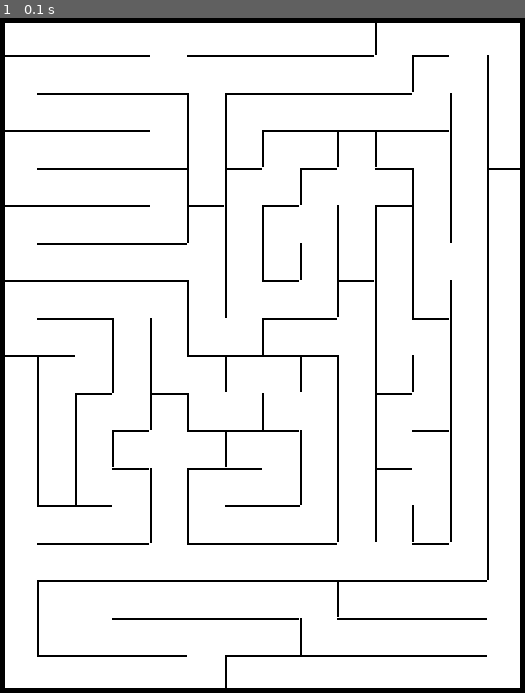
Above: before the commit, frame 1.
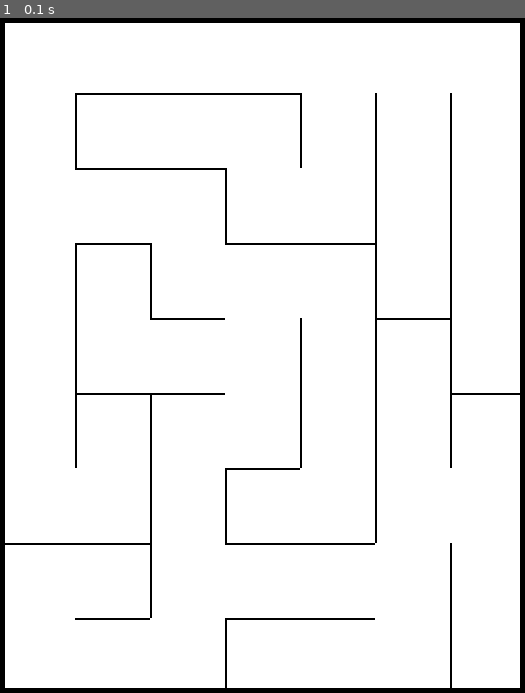
Above: after the commit, the same moment.

Repository: 1DashaK/labyrinth_pygame
Game: pygame game, started from maps/first_level.py
Two runs of this game, one before a commit and one after it. Both use one fixed random seed, a clock stepped at 60 frames per second and the inputs below.
Inputs:
- Up to frame 1 (0.1 s): no input

The runs differ from the first frame. In frame 1, 4.3% of the frame differs, in the area x 0-100%, y 0-100%.

Commit message:
переделан первый уровень, доделана основная часть. код почти рабочий

Diff:
--- a/main_program.py
+++ b/main_program.py
@@ -29,44 +29,95 @@
 size = width, height = 525, 675
 screen = pygame.display.set_mode(size)
 
+logo = load_image('Labyrinth.png')
+
 game_over = pygame.sprite.Group()  # создание окончания игры
 
-image = load_image('game_over.png')
+g_o_image = load_image('game_over.png')
 game = pygame.sprite.Sprite(game_over)
-game.image = image
+game.image = g_o_image
 game.rect = game.image.get_rect()
 game.rect.top = 0
 game.rect.left = 0
+
+play = pygame.sprite.Group()  # создание кнопки начала
+
+play_image = load_image('play.png')
+play_image = pygame.transform.scale(play_image, (100, 100))
+btn_play = pygame.sprite.Sprite(play)
+btn_play.image = play_image
+btn_play.rect = btn_play.image.get_rect()
+btn_play.rect.top = 400
+btn_play.rect.left = 200
+
+restart = pygame.sprite.Group()  # создание кнопки заново
+
+rest = pygame.sprite.Sprite(restart)
+rest_image = load_image("restart.png")
+rest_image = pygame.transform.scale(rest_image, (200, 100))
+rest.image = rest_image
+rest.rect = rest.image.get_rect()
+rest.rect.left = 50
+rest.rect.top = 270
 
 all_sprites = pygame.sprite.Group()  # создание спрайта
 
 sprite = pygame.sprite.Sprite(all_sprites)
 ball_image = load_image("air_balloon.png")
-ball_image = pygame.transform.scale(ball_image, (30, 30))
+ball_image = pygame.transform.scale(ball_image, (60, 60))
 sprite.image = ball_image
 sprite.rect = sprite.image.get_rect()
 sprite.rect.left = 10
 sprite.rect.top = 5
 
+circle = pygame.sprite.Group()  # создание конца лабиринта
+
+cir = pygame.sprite.Sprite(circle)
+c_image = load_image("circle.png")
+cir.image = c_image
+cir.rect = sprite.image.get_rect()
+cir.rect.left = 455
+cir.rect.top = 560
+
+win = pygame.sprite.Group()  # создание конца лабиринта
+
+w = pygame.sprite.Sprite(win)
+w_image = load_image("win.png")
+w_image = pygame.transform.scale(w_image, (300, 400))
+w.image = w_image
+w.rect = sprite.image.get_rect()
+w.rect.left = 100
+w.rect.top = 100
+
 clock = pygame.time.Clock()
 
 is_game_over = False
+is_first_level_end = False
+is_start = False
+is_win = True
 
 motion = 'stop'
 
 running = True
 while running:
-    borders = borders_first_level
+    if is_first_level_end:
+        borders = borders_second_level
+    else:
+        borders = borders_first_level
 
     screen.fill((255, 255, 255))
 
-    if not is_game_over:
-        borders_first_level.draw(screen)
+    if (not is_game_over) and is_start and not is_win:
+        borders.draw(screen)
         all_sprites.draw(screen)
 
+        circle.draw(screen)
+
         for event in pygame.event.get():
+
             if event.type == pygame.QUIT:
                 running = False
+
             if event.type == pygame.KEYDOWN:
                 if event.key == pygame.K_LEFT:
                     motion = left
@@ -76,6 +127,7 @@
                     motion = up
                 elif event.key == pygame.K_DOWN:
                     motion = down
+
             elif event.type == pygame.KEYUP:
                 if event.key in [pygame.K_LEFT, pygame.K_RIGHT, pygame.K_DOWN, pygame.K_UP]:
                     motion = stop
@@ -83,20 +135,63 @@
         if pygame.sprite.spritecollideany(sprite, borders):
             game_over.draw(screen)
             is_game_over = True
+
+        if pygame.sprite.spritecollideany(sprite, circle):
+            if is_first_level_end:
+                is_win = True
+                is_start = False
+            else:
+                is_first_level_end = True
+                sprite.rect.left = 5
+                sprite.rect.top = 10
+            break
+
         if motion == right:
-            sprite.rect.x += 5
+            sprite.rect.x += 4
         elif motion == left:
-            sprite.rect.x -= 5
+            sprite.rect.x -= 4
         elif motion == up:
-            sprite.rect.y -= 5
+            sprite.rect.y -= 4
         elif motion == down:
-            sprite.rect.y += 5
+            sprite.rect.y += 4
 
-    if is_game_over:
+    elif is_game_over:
         for event in pygame.event.get():
             if event.type == pygame.QUIT:
                 running = False
+            if event.type == pygame.MOUSEBUTTONUP:
+                mouse_sprite = pygame.sprite.Sprite()
+                mouse_sprite.rect = pygame.Rect(*pygame.mouse.get_pos(), 1, 1)
+                collision = pygame.sprite.spritecollide(mouse_sprite, restart, False)
+                if collision:
+                    is_start = True
+                    is_game_over = False
+                    is_first_level_end = False
+                    motion = stop
+                    sprite.rect.left = 10
+                    sprite.rect.top = 5
+
         game_over.draw(screen)
+        restart.draw(screen)
+
+    elif not is_start:
+        for event in pygame.event.get():
+            if event.type == pygame.QUIT:
+                running = False
+            if event.type == pygame.MOUSEBUTTONUP:
+                mouse_sprite = pygame.sprite.Sprite()
+                mouse_sprite.rect = pygame.Rect(*pygame.mouse.get_pos(), 1, 1)
+                collision = pygame.sprite.spritecollide(mouse_sprite, play, False)
+                if collision:
+                    is_start = True
+        play.draw(screen)
+        screen.blit(logo, (100, 100))
+
+    elif is_win:
+        for event in pygame.event.get():
+            if event.type == pygame.QUIT:
+                running = False
+        win.draw(screen)
 
     pygame.display.update()
     pygame.display.flip()
--- a/maps/first_level.py
+++ b/maps/first_level.py
@@ -16,97 +16,40 @@
 
 borders_first_level = pygame.sprite.Group()
 
-Border(0, 0, width, 5)  # создаю граничные стены экрана
+k = 75
+
+Border(k, k, 4 * k, k + 2)  # создаю горизонтальные стены лабиринта. первый слой
+Border(k, 2 * k, 3 * k, 2 * k + 2)  # второй слой
+Border(3 * k, 3 * k, 5 * k, 3 * k + 2)  # третий слой
+Border(k, 3 * k, 2 * k, 3 * k + 2)
+Border(2 * k, 4 * k, 3 * k, 4 * k + 2)  # четвертый слой
+Border(5 * k, 4 * k, 6 * k, 4 * k + 2)
+Border(k, 5 * k, 3 * k, 5 * k + 2)  # пятый слой
+Border(6 * k, 5 * k, 7 * k, 5 * k + 2)
+Border(3 * k, 6 * k, 4 * k, 6 * k + 2)  # шестой слой
+Border(0, 7 * k, 2 * k, 7 * k + 2)  # седьмой слой
+Border(3 * k, 7 * k, 5 * k, 7 * k + 2)
+Border(k, 8 * k, 2 * k, 8 * k + 2)  # восьмой слой
+Border(3 * k, 8 * k, 5 * k, 8 * k + 2)
+
+Border(k, k, k + 2, 2 * k)  # создаю вертикальные стены лабиринта. первый столбец
+Border(k, 3 * k, k + 2, 6 * k)
+Border(2 * k, 3 * k, 2 * k + 2, 4 * k)  # второй столбец
+Border(2 * k, 5 * k, 2 * k + 2, 8 * k)
+Border(3 * k, 2 * k, 3 * k + 2, 3 * k)  # третий столбец
+Border(3 * k, 6 * k, 3 * k + 2, 7 * k)
+Border(3 * k, 8 * k, 3 * k + 2, 9 * k)
+Border(4 * k, k, 4 * k + 2, 2 * k)  # четвертый столбец
+Border(4 * k, 4 * k, 4 * k + 2, 6 * k)
+Border(5 * k, k, 5 * k + 2, 7 * k)  # пятый столбец
+Border(6 * k, k, 6 * k + 2, 6 * k)  # шестой столбец
+Border(6 * k, 7 * k, 6 * k + 2, 9 * k)
+
+
+Border(0, 0, width, 5)
 Border(0, height - 5, width, height)
 Border(0, 0, 5, height)
 Border(width - 5, 0, width, height)
-
-k = 37.5
-Border(0, k, 4 * k, k + 2)  # создаю горизонтальные стены лабиринта. первый слой
-Border(5 * k, k, 10 * k, k + 2)
-Border(11 * k, k, 12 * k, k + 2)
-Border(k, 2 * k, 5 * k, 2 * k + 2)  # второй слой
-Border(6 * k, 2 * k, 11 * k, 2 * k + 2)
-Border(0, 3 * k, 4 * k, 3 * k + 2)  # третий слой
-Border(7 * k, 3 * k, 12 * k, 3 * k + 2)
-Border(k, 4 * k, 5 * k, 4 * k + 2)  # четвертый слой
-Border(6 * k, 4 * k, 7 * k, 4 * k + 2)
-Border(8 * k, 4 * k, 9 * k, 4 * k + 2)
-Border(10 * k, 4 * k, 11 * k, 4 * k + 2)
-Border(13 * k, 4 * k, 14 * k, 4 * k + 2)
-Border(0, 5 * k, 4 * k, 5 * k + 2)  # пятый слой
-Border(5 * k, 5 * k, 6 * k, 5 * k + 2)
-Border(7 * k, 5 * k, 8 * k, 5 * k + 2)
-Border(10 * k, 5 * k, 11 * k, 5 * k + 2)
-Border(k, 6 * k, 5 * k, 6 * k + 2)  # шестой слой
-Border(0, 7 * k, 5 * k, 7 * k + 2)  # седьмой слой
-Border(7 * k, 7 * k, 8 * k, 7 * k + 2)
-Border(9 * k, 7 * k, 10 * k, 7 * k + 2)
-Border(k, 17 * k, 5 * k, 17 * k + 2)  # семнадцатый слой
-Border(6 * k, 17 * k, 13 * k, 17 * k + 2)
-Border(k, 8 * k, 3 * k, 8 * k + 2)  # восьмой слой
-Border(7 * k, 8 * k, 9 * k, 8 * k + 2)
-Border(11 * k, 8 * k, 12 * k, 8 * k + 2)
-Border(0, 9 * k, 2 * k, 9 * k + 2)  # девятый слой
-Border(5 * k, 9 * k, 9 * k, 9 * k + 2)
-Border(2 * k, 10 * k, 3 * k, 10 * k + 2)  # десятый слой
-Border(4 * k, 10 * k, 5 * k, 10 * k + 2)
-Border(10 * k, 10 * k, 11 * k, 10 * k + 2)
-Border(3 * k, 11 * k, 4 * k, 11 * k + 2)  # одиннадцатый слой
-Border(5 * k, 11 * k, 8 * k, 11 * k + 2)
-Border(11 * k, 11 * k, 12 * k, 11 * k + 2)
-Border(3 * k, 12 * k, 4 * k, 12 * k + 2)  # двенадцатый слой
-Border(5 * k, 12 * k, 7 * k, 12 * k + 2)
-Border(10 * k, 12 * k, 11 * k, 12 * k + 2)
-Border(k, 13 * k, 3 * k, 13 * k + 2)  # тринадцатый слой
-Border(6 * k, 13 * k, 8 * k, 13 * k + 2)
-Border(k, 14 * k, 4 * k, 14 * k + 2)  # четырнадцатый слой
-Border(5 * k, 14 * k, 9 * k, 14 * k + 2)
-Border(11 * k, 14 * k, 12 * k, 14 * k + 2)
-Border(k, 15 * k, 13 * k, 15 * k + 2)  # пятнадцатый слой
-Border(3 * k, 16 * k, 8 * k, 16 * k + 2)  # шестнадцатый слой
-Border(9 * k, 16 * k, 13 * k, 16 * k + 2)  # шестнадцатый слой
-
-
-Border(k, 9 * k, k + 2, 13 * k)  # создаю вертикальные стены лабиринта. первый столбец
-Border(k, 15 * k, k + 2, 17 * k)
-Border(2 * k, 10 * k, 2 * k + 2, 13 * k)  # второй столбец
-Border(3 * k, 8 * k, 3 * k + 2, 10 * k)  # третий столбец
-Border(3 * k, 11 * k, 3 * k + 2, 12 * k)
-Border(4 * k, 8 * k, 4 * k + 2, 11 * k)  # четвертый столбец
-Border(4 * k, 12 * k, 4 * k + 2, 14 * k)
-Border(5 * k, 2 * k, 5 * k + 2, 6 * k)  # пятый столбец
-Border(5 * k, 7 * k, 5 * k + 2, 9 * k)
-Border(5 * k, 10 * k, 5 * k + 2, 11 * k)
-Border(5 * k, 12 * k, 5 * k + 2, 14 * k)
-Border(6 * k, 2 * k, 6 * k + 2, 8 * k)  # шестой столбец
-Border(6 * k, 9 * k, 6 * k + 2, 10 * k)
-Border(6 * k, 11 * k, 6 * k + 2, 12 * k)
-Border(6 * k, 17 * k, 6 * k + 2, 18 * k)
-Border(7 * k, 3 * k, 7 * k + 2, 4 * k)  # седьмой столбец
-Border(7 * k, 5 * k, 7 * k + 2, 7 * k)
-Border(7 * k, 8 * k, 7 * k + 2, 9 * k)
-Border(7 * k, 10 * k, 7 * k + 2, 11 * k)
-Border(8 * k, 4 * k, 8 * k + 2, 5 * k)  # восьмой столбец
-Border(8 * k, 6 * k, 8 * k + 2, 7 * k)
-Border(8 * k, 9 * k, 8 * k + 2, 10 * k)
-Border(8 * k, 11 * k, 8 * k + 2, 13 * k)
-Border(8 * k, 16 * k, 8 * k + 2, 17 * k)
-Border(9 * k, 3 * k, 9 * k + 2, 4 * k)  # девятый столбец
-Border(9 * k, 5 * k, 9 * k + 2, 8 * k)
-Border(9 * k, 9 * k, 9 * k + 2, 14 * k)
-Border(9 * k, 15 * k, 9 * k + 2, 16 * k)
-Border(10 * k, 3 * k, 10 * k + 2, 4 * k)  # десятый столбец
-Border(10 * k, 5 * k, 10 * k + 2, 14 * k)
-Border(10 * k, 0, 10 * k + 2, k)
-Border(11 * k, 4 * k, 11 * k + 2, 8 * k)  # одиннадцатый столбец
-Border(11 * k, k, 11 * k + 2, 2 * k)
-Border(11 * k, 9 * k, 11 * k + 2, 10 * k)
-Border(11 * k, 13 * k, 11 * k + 2, 14 * k)
-Border(12 * k, 2 * k, 12 * k + 2, 6 * k)  # двенадцатый столбец
-Border(12 * k, 7 * k, 12 * k + 2, 14 * k)
-Border(13 * k, k, 13 * k + 2, 15 * k)  # тринадцатый столбец
-
 
 if __name__ == '__main__':
     running = True
--- a/maps/second_level.py
+++ b/maps/second_level.py
@@ -8,16 +8,43 @@
         self.add(borders_second_level)
         self.image = pygame.Surface([abs(x2 - x1), abs(y2 - y1)])
         self.rect = pygame.Rect(x1, y1, abs(x2 - x1), abs(y2 - y1))
-        print(x1, y1, x2, y2)
 
 
 pygame.init()
-size = width, height = 1000, 600
+size = width, height = 525, 675
 screen = pygame.display.set_mode(size)
 
 borders_second_level = pygame.sprite.Group()
 
-k = 37.5
+k = 75
+
+'''Border(k, k, 4 * k, k + 2)  # создаю горизонтальные стены лабиринта. первый слой
+Border(k, 2 * k, 3 * k, 2 * k + 2)  # второй слой
+Border(3 * k, 3 * k, 5 * k, 3 * k + 2)  # третий слой
+Border(k, 3 * k, 2 * k, 3 * k + 2)
+Border(2 * k, 4 * k, 3 * k, 4 * k + 2)  # четвертый слой
+Border(5 * k, 4 * k, 6 * k, 4 * k + 2)
+Border(k, 5 * k, 3 * k, 5 * k + 2)  # пятый слой
+Border(6 * k, 5 * k, 7 * k, 5 * k + 2)
+Border(3 * k, 6 * k, 4 * k, 6 * k + 2)  # шестой слой
+Border(0, 7 * k, 2 * k, 7 * k + 2)  # седьмой слой
+Border(3 * k, 7 * k, 5 * k, 7 * k + 2)
+Border(k, 8 * k, 2 * k, 8 * k + 2)  # восьмой слой
+Border(3 * k, 8 * k, 5 * k, 8 * k + 2)'''
+
+Border(k, k, k + 2, 2 * k)  # создаю вертикальные стены лабиринта. первый столбец
+Border(k, 3 * k, k + 2, 6 * k)
+Border(2 * k, 3 * k, 2 * k + 2, 4 * k)  # второй столбец
+Border(2 * k, 5 * k, 2 * k + 2, 8 * k)
+Border(3 * k, 2 * k, 3 * k + 2, 3 * k)  # третий столбец
+Border(3 * k, 6 * k, 3 * k + 2, 7 * k)
+Border(3 * k, 8 * k, 3 * k + 2, 9 * k)
+Border(4 * k, k, 4 * k + 2, 2 * k)  # четвертый столбец
+Border(4 * k, 4 * k, 4 * k + 2, 6 * k)
+Border(5 * k, k, 5 * k + 2, 7 * k)  # пятый столбец
+Border(6 * k, k, 6 * k + 2, 6 * k)  # шестой столбец
+Border(6 * k, 7 * k, 6 * k + 2, 9 * k)
+
 
 Border(0, 0, width, 5)
 Border(0, height - 5, width, height)
Binary file added: data/Labyrinth.png
Binary file added: data/instruction.png
Binary file added: data/play.png
Binary file added: data/restart.png
Binary file added: data/win.png
